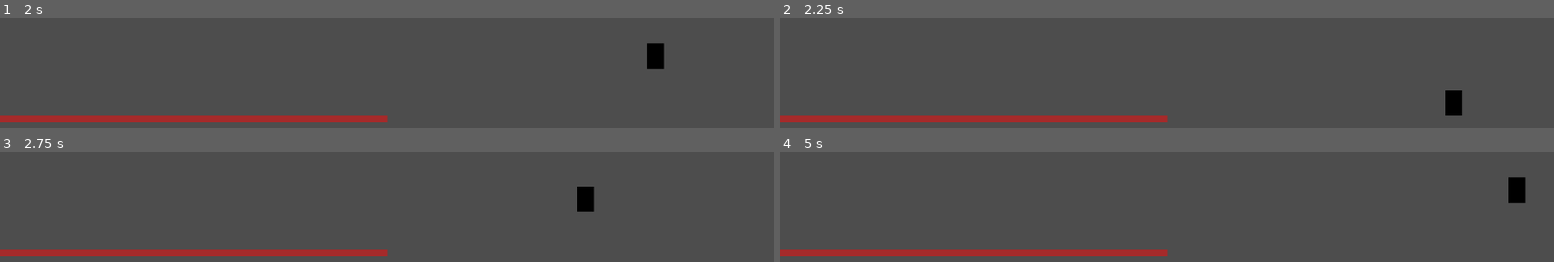
Above: before the commit, frames 1-4 (two rows, left to right).
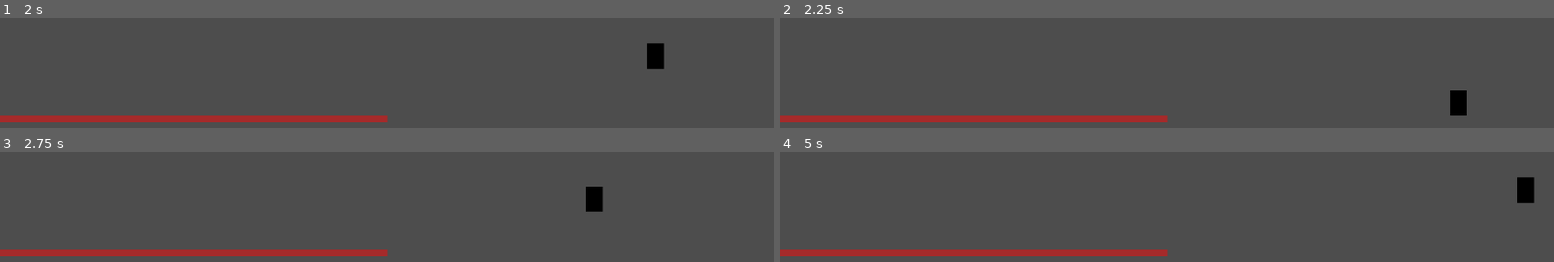
Above: after the commit, the same moments.

Repository: Darr3n2GG/2D-Platformer-Player-Object
Game: Godot game, scene res://src/scenes/test.tscn
Two runs of this game, one before a commit and one after it. Both use one fixed random seed, a clock stepped at 60 frames per second and the inputs below. The project has no main scene, so this scene is started directly.
Inputs:
- Up to frame 1 (2 s): tap Enter at 0.5 s; hold Space (jump) 0.53-1.28 s; hold D (move_right) from 0.53 s (still down); tap Space (jump) at 1.35, 1.52, 1.82 s
- Up to frame 2 (2.25 s): release D (move_right) at 2.03 s; hold A (move_left) from 2.03 s (still down); hold Space (jump) from 2.03 s (still down)
- Up to frame 3 (2.75 s): keep holding A (move_left); keep holding Space (jump)
- Up to frame 4 (5 s): release A (move_left) at 2.78 s; release Space (jump) at 2.78 s; hold D (move_right) 2.78-4.28 s; tap Space (jump) at 2.85, 3.02, 3.32, 4.35, 4.52, 4.82 s; hold Space (jump) 3.53-4.28 s; hold A (move_left) from 4.28 s (still down)

Frame 1 is identical in both runs. In frame 2, 0.3% of the frame differs, in the area x 85-89%, y 65-89%; in frame 3, 0.5%; in frame 4, 0.6%, in the area x 94-98%, y 22-47%.

Commit message:
finalizing

Diff:
--- a/src/game_objects/Player/player.gd
+++ b/src/game_objects/Player/player.gd
@@ -47,6 +47,7 @@
 		decelerate(delta)
 	elif direction == 0:
 		motion_behaviour.update_state("stationary")
+	print(velocity.x)
 
 func accelerate(direction_: float, delta: float) -> void:
 	motion_behaviour.update_state("acceleration")
--- a/src/game_objects/Player/player.tscn
+++ b/src/game_objects/Player/player.tscn
@@ -1,55 +1,11 @@
-[gd_scene load_steps=20 format=3 uid="uid://ddmm4qgqso2ty"]
+[gd_scene load_steps=11 format=3 uid="uid://ddmm4qgqso2ty"]
 
 [ext_resource type="Script" uid="uid://dt6b1ootbx2cu" path="res://src/game_objects/Player/player.gd" id="1_waowd"]
 [ext_resource type="Script" uid="uid://b1qem1wajd5rq" path="res://src/game_objects/StateMachine/state_machine.gd" id="2_f3ypl"]
-[ext_resource type="Script" uid="uid://c7fdyt6xb7wka" path="res://src/resources/player_jump_profile.gd" id="2_mon83"]
-[ext_resource type="Script" uid="uid://3hkug2nn1xvm" path="res://src/resources/motion_profile.gd" id="2_nm2bk"]
 [ext_resource type="Script" uid="uid://dna06av4383dn" path="res://src/game_objects/Player/idle.gd" id="3_barst"]
 [ext_resource type="Script" uid="uid://ltbaktyj1g85" path="res://src/game_objects/Player/walk.gd" id="4_7yvme"]
 [ext_resource type="Script" uid="uid://brwrv0ugvrv2g" path="res://src/game_objects/Player/jump.gd" id="5_7sejk"]
 [ext_resource type="Script" uid="uid://okfpiqpokl2x" path="res://src/game_objects/Player/fall.gd" id="6_vssb6"]
-
-[sub_resource type="Curve" id="Curve_nm2bk"]
-_data = [Vector2(0, 0), 0.0, 1.4, 0, 0, Vector2(1, 1), 0.0, 0.0, 0, 0]
-point_count = 2
-
-[sub_resource type="Resource" id="Resource_5mqf8"]
-script = ExtResource("2_nm2bk")
-curve = SubResource("Curve_nm2bk")
-time = 0.1
-min_y = 0.1
-metadata/_custom_type_script = "uid://3hkug2nn1xvm"
-
-[sub_resource type="Curve" id="Curve_5mqf8"]
-_data = [Vector2(0, 0), 0.0, 0.0, 0, 0, Vector2(1, 1), 1.12, 0.0, 0, 0]
-point_count = 2
-
-[sub_resource type="Resource" id="Resource_c033j"]
-script = ExtResource("2_nm2bk")
-curve = SubResource("Curve_5mqf8")
-time = 0.05
-min_y = 0.1
-metadata/_custom_type_script = "uid://3hkug2nn1xvm"
-
-[sub_resource type="Curve" id="Curve_c033j"]
-_data = [Vector2(0, 0), 0.0, 0.0, 0, 0, Vector2(1, 1), 1.12, 0.0, 0, 0]
-point_count = 2
-
-[sub_resource type="Resource" id="Resource_5qsel"]
-script = ExtResource("2_nm2bk")
-curve = SubResource("Curve_c033j")
-time = 0.05
-min_y = 0.1
-metadata/_custom_type_script = "uid://3hkug2nn1xvm"
-
-[sub_resource type="Resource" id="Resource_e4kym"]
-script = ExtResource("2_mon83")
-player_base = 100.0
-player_low = 50.0
-player_extra = 90.0
-player_to_peak = 0.3
-player_to_descent = 0.25
-metadata/_custom_type_script = "uid://c7fdyt6xb7wka"
 
 [sub_resource type="CapsuleShape2D" id="CapsuleShape2D_8n544"]
 
@@ -93,10 +49,6 @@
 [node name="Player" type="CharacterBody2D"]
 scale = Vector2(1.25, 1.25)
 script = ExtResource("1_waowd")
-acceleration_res = SubResource("Resource_5mqf8")
-deceleration_res = SubResource("Resource_c033j")
-turn_around_res = SubResource("Resource_5qsel")
-jump_resource = SubResource("Resource_e4kym")
 
 [node name="Polygon2D" type="Polygon2D" parent="."]
 color = Color(0, 0, 0, 1)
--- a/src/scenes/test.tscn
+++ b/src/scenes/test.tscn
@@ -1,8 +1,9 @@
-[gd_scene load_steps=9 format=3 uid="uid://c0nfn3uloc4b2"]
+[gd_scene load_steps=12 format=3 uid="uid://c0nfn3uloc4b2"]
 
 [ext_resource type="PackedScene" uid="uid://by7th7037lc0x" path="res://src/game_objects/LineGround/line_ground.tscn" id="1_ys0to"]
 [ext_resource type="PackedScene" uid="uid://ddmm4qgqso2ty" path="res://src/game_objects/Player/player.tscn" id="2_1wpl3"]
 [ext_resource type="Script" uid="uid://3hkug2nn1xvm" path="res://src/resources/motion_profile.gd" id="3_1wpl3"]
+[ext_resource type="Script" uid="uid://c7fdyt6xb7wka" path="res://src/resources/player_jump_profile.gd" id="4_m5uds"]
 
 [sub_resource type="Curve" id="Curve_m5uds"]
 _data = [Vector2(0, 0), 0.0, 1.4, 0, 0, Vector2(1, 1), 0.0, 0.0, 0, 0]
@@ -26,12 +27,25 @@
 min_y = 0.01
 metadata/_custom_type_script = "uid://3hkug2nn1xvm"
 
+[sub_resource type="Curve" id="Curve_n5vox"]
+_data = [Vector2(0, 0), 0.0, 0.0, 0, 0, Vector2(1, 1), 1.4, 0.0, 0, 0]
+point_count = 2
+
 [sub_resource type="Resource" id="Resource_n5vox"]
 script = ExtResource("3_1wpl3")
-curve = SubResource("Curve_egtcd")
+curve = SubResource("Curve_n5vox")
 time = 0.05
 min_y = 0.01
 metadata/_custom_type_script = "uid://3hkug2nn1xvm"
+
+[sub_resource type="Resource" id="Resource_fen8a"]
+script = ExtResource("4_m5uds")
+player_base = 100.0
+player_low = 50.0
+player_extra = 75.0
+player_to_peak = 0.3
+player_to_descent = 0.25
+metadata/_custom_type_script = "uid://c7fdyt6xb7wka"
 
 [node name="Test" type="Node2D"]
 
@@ -42,6 +56,7 @@
 acceleration_res = SubResource("Resource_egtcd")
 deceleration_res = SubResource("Resource_m5uds")
 turn_around_res = SubResource("Resource_n5vox")
+jump_resource = SubResource("Resource_fen8a")
 
 [node name="Camera2D" type="Camera2D" parent="."]
 position = Vector2(0, -38)
